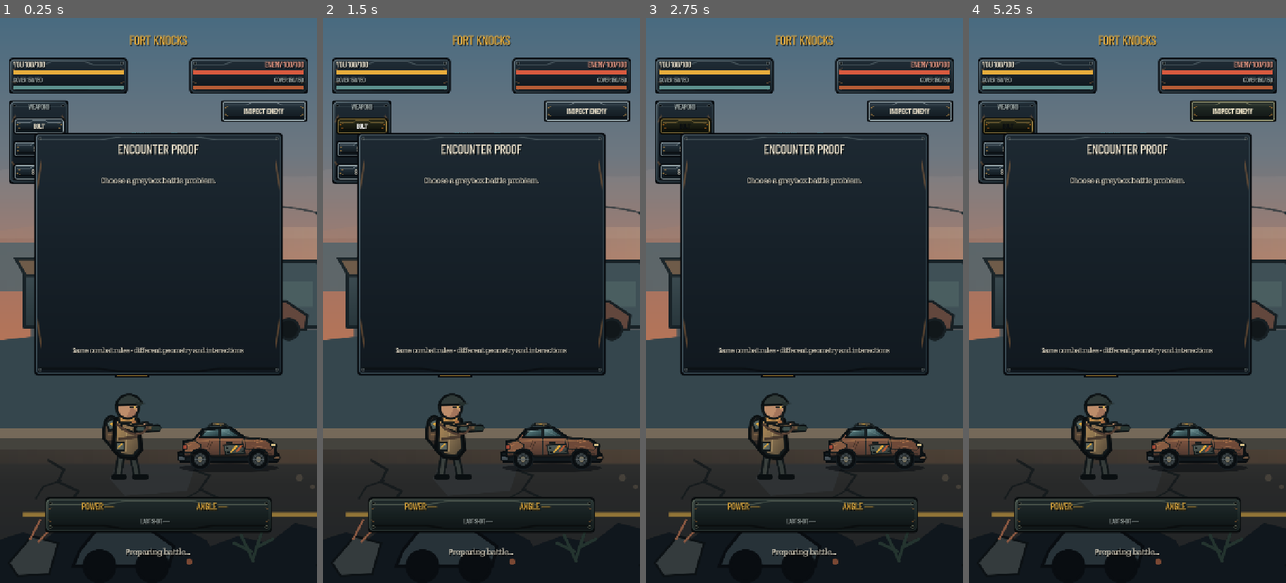
Above: before the commit, frames 1-4 (left to right).
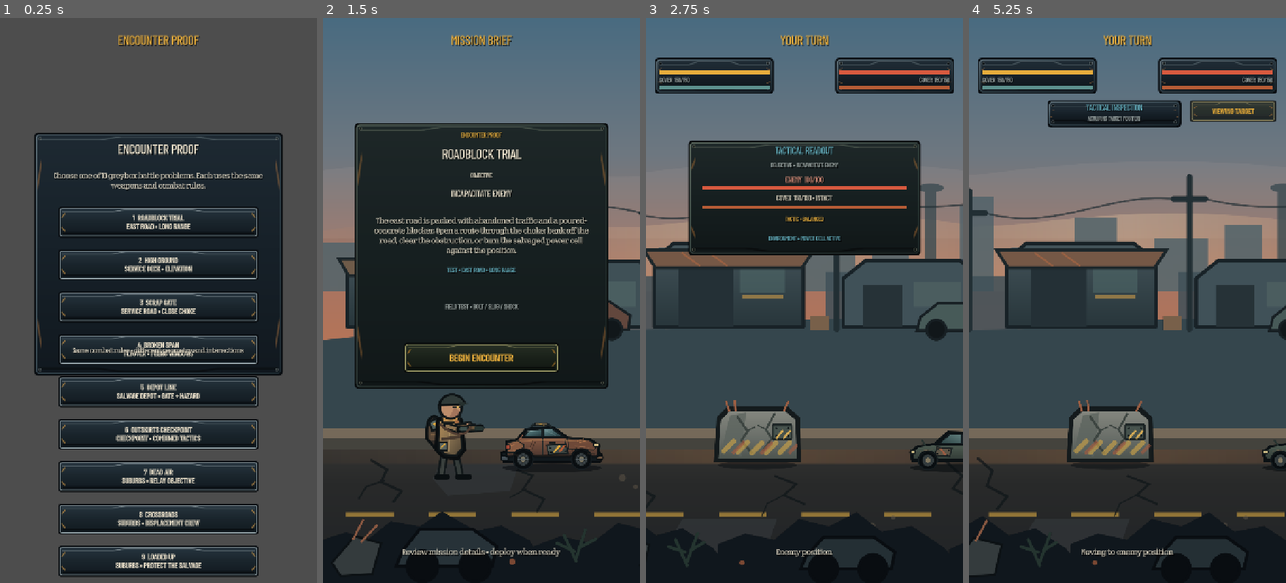
Above: after the commit, the same moments.

Repository: phantompixel-developer/FortKnocks
Game: Godot game, scene res://game/battle/battle.tscn
Same seed, same stepped clock (60 frames per second), same inputs: the game is played once before the commit and once after it. This scene is started directly instead of the project's main scene.
Inputs (mouse positions are in pixels of both pictures, inside the frame that each line leads up to):
- Up to frame 1 (0.25 s): no input
- Up to frame 2 (1.5 s): click (481, 221) at 0.5 s, where only the run after the commit has a clickable "1 ROADBLOCK TRIAL EAST ROAD •…"; click (361, 125) at 1.25 s, where only the run before the commit has a clickable "BOLT"
- Up to frame 3 (2.75 s): click (804, 357) at 2 s, where only the run after the commit has a clickable "BEGIN ENCOUNTER"
- Up to frame 4 (5.25 s): click (1232, 108) at 2.75 s, where only the run before the commit has a clickable "INSPECT ENEMY"; click (1007, 147) at 3.5 s, where only the run before the commit has a clickable "SLUG"; click "SHOCK" at 4.25 s; click "INSPECT ENEMY" at 5 s

The runs differ from the first frame. In frame 1, 54% of the frame differs, in the area x 0-100%, y 0-100%; in frame 2, 18%; in frame 3, 32%; in frame 4, 45%.
Error before the commit: Invalid access to property or key 'pressed' on a base object of type 'null instance'. (res://game/battle/battle_controller.gd:342)

Commit message:
feat: complete campaign mission start and debrief flow

Diff:
--- a/game/battle/battle_controller.gd
+++ b/game/battle/battle_controller.gd
@@ -97,20 +97,27 @@
 @onready var heavy_slug_button: Button = $HUD/Root/WeaponTray/HeavySlug
 @onready var shock_capsule_button: Button = $HUD/Root/WeaponTray/ShockCapsule
 @onready var mission_brief_card: ColorRect = $HUD/Root/MissionBriefCard
+@onready var mission_brief_region: Label = $HUD/Root/MissionBriefCard/Region
 @onready var mission_brief_title: Label = $HUD/Root/MissionBriefCard/Title
-@onready var mission_brief_focus: Label = $HUD/Root/MissionBriefCard/Focus
 @onready var mission_brief_text: Label = $HUD/Root/MissionBriefCard/Briefing
 @onready var mission_brief_objective: Label = $HUD/Root/MissionBriefCard/Objective
+@onready var mission_brief_tactic: Label = $HUD/Root/MissionBriefCard/Tactic
+@onready var mission_brief_loadout: Label = $HUD/Root/MissionBriefCard/Loadout
+@onready var mission_deploy_button: Button = $HUD/Root/MissionBriefCard/DeployButton
 @onready var encounter_picker: ColorRect = $HUD/Root/EncounterPicker
 @onready var picker_briefing_label: Label = $HUD/Root/EncounterPicker/BriefingLabel
 @onready var mission_button_list: VBoxContainer = $HUD/Root/EncounterPicker/MissionButtons
 @onready var result_card: ColorRect = $HUD/Root/ResultCard
+@onready var result_region_label: Label = $HUD/Root/ResultCard/Region
 @onready var result_title_label: Label = $HUD/Root/ResultCard/Title
 @onready var result_encounter_label: Label = $HUD/Root/ResultCard/EncounterName
-@onready var result_stats_label: Label = $HUD/Root/ResultCard/Stats
-@onready var result_takeaway_label: Label = $HUD/Root/ResultCard/Takeaway
-@onready var restart_button: Button = $HUD/Root/RestartButton
-@onready var change_encounter_button: Button = $HUD/Root/ChangeEncounterButton
+@onready var result_objective_label: Label = $HUD/Root/ResultCard/ObjectiveOutcome
+@onready var result_clear_state_label: Label = $HUD/Root/ResultCard/ClearState
+@onready var result_reward_label: Label = $HUD/Root/ResultCard/Reward
+@onready var result_unlock_label: Label = $HUD/Root/ResultCard/Unlock
+@onready var result_summary_label: Label = $HUD/Root/ResultCard/Summary
+@onready var restart_button: Button = $HUD/Root/ResultCard/RestartButton
+@onready var change_encounter_button: Button = $HUD/Root/ResultCard/ChangeEncounterButton
 
 var phase := Phase.INTRO
 var _dragging := false
@@ -136,6 +143,7 @@
 var _player_weapon_cache: Dictionary = {}
 var _completion_emitted := false
 var _progression_reward := 0
+var _mission_deploying := false
 
 var _player_shots_fired := 0
 var _player_direct_hits := 0
@@ -193,6 +201,16 @@
 	target_hazard_label.add_theme_color_override("font_color", ThemeScript.COLD)
 	target_enemy_bar_fill.color = ThemeScript.SIGNAL
 	target_cover_bar_fill.color = ThemeScript.RUST
+	mission_brief_region.add_theme_color_override("font_color", ThemeScript.HAZARD)
+	mission_brief_objective.add_theme_color_override("font_color", ThemeScript.BONE)
+	mission_brief_tactic.add_theme_color_override("font_color", ThemeScript.COLD)
+	mission_brief_loadout.add_theme_color_override("font_color", ThemeScript.MUTED)
+	result_region_label.add_theme_color_override("font_color", ThemeScript.MUTED)
+	result_clear_state_label.add_theme_color_override("font_color", ThemeScript.COLD)
+	result_reward_label.add_theme_color_override("font_color", ThemeScript.HAZARD)
+	result_unlock_label.add_theme_color_override("font_color", ThemeScript.COLD)
+	result_summary_label.add_theme_color_override("font_color", ThemeScript.MUTED)
+	ThemeScript.mark_active(mission_deploy_button, true)
 	inspect_button.add_theme_font_size_override("font_size", 16)
 
 func _capture_hud_layout() -> void:
@@ -210,6 +228,8 @@
 		feedback_label,
 		control_deck,
 		target_card,
+		mission_brief_card,
+		result_card,
 		hint_label,
 	]:
 		var control := item as Control
@@ -246,6 +266,8 @@
 	_set_hud_control_shift(inspect_banner, Vector2(center_shift_x, top_shift))
 	_set_hud_control_shift(enemy_locator_label, Vector2(center_shift_x, top_shift))
 	_set_hud_control_shift(target_card, Vector2(center_shift_x, top_shift))
+	_set_hud_control_shift(mission_brief_card, Vector2(center_shift_x, top_shift))
+	_set_hud_control_shift(result_card, Vector2(center_shift_x, top_shift))
 	_set_hud_control_shift(feedback_plate, Vector2(center_shift_x, size_delta.y * 0.35))
 	_set_hud_control_shift(feedback_label, Vector2(center_shift_x, size_delta.y * 0.35))
 
@@ -336,6 +358,7 @@
 	enemy_cover.health_changed.connect(_on_health_changed)
 	power_cell.discharged.connect(_on_power_cell_discharged)
 	inspect_button.pressed.connect(_inspect_enemy)
+	mission_deploy_button.pressed.connect(_deploy_from_brief)
 	scrap_bolt_button.pressed.connect(func() -> void: _select_weapon(_player_weapon("scrap_bolt")))
 	heavy_slug_button.pressed.connect(func() -> void: _select_weapon(_player_weapon("heavy_slug")))
 	shock_capsule_button.pressed.connect(func() -> void: _select_weapon(_player_weapon("shock_capsule")))
@@ -379,6 +402,8 @@
 		call_deferred("_begin_mission", _prepared_mission)
 		return
 
+	restart_button.text = "RESTART"
+	change_encounter_button.text = "CHOOSE ENCOUNTER"
 	_show_encounter_picker()
 	if get_tree().root.has_meta(PENDING_MISSION_META):
 		var pending_id := str(get_tree().root.get_meta(PENDING_MISSION_META))
@@ -436,6 +461,7 @@
 	_current_mission = definition
 	_completion_emitted = false
 	_progression_reward = 0
+	_mission_deploying = false
 	_reset_encounter_metrics()
 	_configure_mission(definition)
 	encounter_picker.visible = false
@@ -443,20 +469,18 @@
 	restart_button.visible = false
 	change_encounter_button.visible = false
 	world.visible = true
-	player_status_card.visible = true
-	enemy_status_card.visible = true
-	health_label.visible = true
-	enemy_health_label.visible = true
-	turn_label.text = definition.display_name.to_upper()
+	player_status_card.visible = false
+	enemy_status_card.visible = false
+	inspect_button.visible = false
+	enemy_locator_label.visible = false
+	_set_weapon_choice_ui_visible(false)
+	control_deck.visible = false
+	target_card.visible = false
+	turn_label.text = "MISSION BRIEF"
 	turn_label.add_theme_color_override("font_color", ThemeScript.HAZARD)
-	hint_label.text = definition.briefing
+	hint_label.text = "Review mission details • deploy when ready"
 	_update_hud()
 	_show_mission_brief(definition)
-
-	await get_tree().process_frame
-	await get_tree().create_timer(1.15).timeout
-	mission_brief_card.visible = false
-	_start_player_turn(true)
 
 func _configure_mission(definition: MissionDefinition) -> void:
 	player.global_position = definition.player_position
@@ -1386,6 +1410,8 @@
 	last_impact_marker.visible = false
 	_set_weapon_buttons_enabled(false)
 	aim_guide.clear()
+	player_status_card.visible = false
+	enemy_status_card.visible = false
 	result_card.visible = true
 	restart_button.visible = true
 	change_encounter_button.visible = true
@@ -1423,8 +1449,6 @@
 			hint_label.text = "Your survivor was incapacitated"
 			camera_director.focus_x(player.global_position.x, 0.35)
 
-	_update_result_card()
-
 	if not _completion_emitted:
 		_play_audio(&"victory" if victory else &"defeat")
 		_completion_emitted = true
@@ -1438,6 +1462,7 @@
 			"weapon_shots": _weapon_shots.duplicate(true),
 		})
 
+	_update_result_card()
 	return true
 
 func _reset_encounter_metrics() -> void:
@@ -1450,75 +1475,133 @@
 	_weapon_shots["shock_capsule"] = 0
 
 func _show_mission_brief(definition: MissionDefinition) -> void:
+	mission_brief_region.text = "%s • MISSION %02d" % [
+		_mission_region_text(definition),
+		maxi(1, definition.campaign_order),
+	]
 	mission_brief_title.text = definition.display_name.to_upper()
-	mission_brief_focus.text = definition.test_focus
-	var briefing := definition.briefing
-	if _campaign_managed and _player_platform != null:
+	mission_brief_objective.text = definition.objective_text.to_upper()
+	mission_brief_text.text = definition.briefing
+	if _campaign_managed:
+		mission_brief_tactic.text = "ENEMY • %s" % _enemy_tactic_brief()
+		mission_brief_loadout.text = _mission_loadout_text()
+		mission_deploy_button.text = "DEPLOY"
+	else:
+		mission_brief_region.text = "ENCOUNTER PROOF"
+		mission_brief_tactic.text = "TEST • %s" % definition.test_focus.to_upper()
+		mission_brief_loadout.text = "FIELD TEST • BOLT / SLUG / SHOCK"
+		mission_deploy_button.text = "BEGIN ENCOUNTER"
+	mission_deploy_button.disabled = false
+	mission_brief_card.visible = true
+
+func _deploy_from_brief() -> void:
+	if phase != Phase.INTRO or not mission_brief_card.visible or _mission_deploying:
+		return
+
+	_mission_deploying = true
+	mission_deploy_button.disabled = true
+	mission_deploy_button.text = "DEPLOYING..."
+	mission_brief_card.visible = false
+	player_status_card.visible = true
+	enemy_status_card.visible = true
+	hint_label.text = "Scanning battlefield"
+	_start_player_turn(true)
+
+func _mission_region_text(definition: MissionDefinition) -> String:
+	if definition != null and definition.id.begins_with("suburbs_"):
+		return "SUBURBS"
+	return "OUTSKIRTS"
+
+func _mission_loadout_text() -> String:
+	if not _campaign_managed:
+		return "FIELD TEST • BOLT / SLUG / SHOCK"
+
+	var lines: Array[String] = []
+	if _player_platform != null:
 		var effective_cover := _player_platform.cover_health
 		if _player_module != null:
 			effective_cover += _player_module.cover_health_bonus
-		briefing += "\n\nPLATFORM: %s • %d COVER" % [
+		lines.append("PLATFORM • %s • %d COVER" % [
 			_player_platform.display_name.to_upper(),
 			effective_cover,
-		]
-		if _player_module != null:
-			briefing += "\nUTILITY: %s" % _player_module.display_name.to_upper()
-			if _player_module.crew_knockback_multiplier < 1.0:
-				var reduction_percent: int = int(round((1.0 - _player_module.crew_knockback_multiplier) * 100.0))
-				briefing += " • %d%% LESS DISPLACEMENT" % reduction_percent
-		if _campaign_weapon_ids.has("heavy_slug") and _campaign_weapon_ids.has("shock_capsule"):
-			briefing += "\nFIELD RACK: BOLT + SLUG + SHOCK"
-		elif _campaign_weapon_ids.size() >= 2:
-			var specialist: String = "HEAVY SLUG" if _campaign_weapon_ids.has("heavy_slug") else "SHOCK CAPSULE"
-			briefing += "\nFIELD RACK: SCRAP BOLT + %s" % specialist
-	mission_brief_text.text = briefing
-	mission_brief_objective.text = "OBJECTIVE: %s" % definition.objective_text
-	mission_brief_card.visible = true
+		])
+	if _player_module != null:
+		lines.append("UTILITY • %s" % _player_module.display_name.to_upper())
+
+	var rack := "BOLT"
+	if _campaign_weapon_ids.has("heavy_slug") and _campaign_weapon_ids.has("shock_capsule"):
+		rack = "BOLT + SLUG + SHOCK"
+	elif _campaign_weapon_ids.has("heavy_slug"):
+		rack = "BOLT + SLUG"
+	elif _campaign_weapon_ids.has("shock_capsule"):
+		rack = "BOLT + SHOCK"
+	lines.append("FIELD RACK • %s" % rack)
+	return "\n".join(lines)
 
 func _update_result_card() -> void:
 	if _current_mission == null:
 		return
 
+	var victory := player.is_alive() and _objective_completed()
+	var region := _mission_region_text(_current_mission)
+	result_region_label.text = "%s • %s" % [
+		region,
+		"MISSION COMPLETE" if victory else "MISSION FAILED",
+	]
+	result_title_label.text = "VICTORY" if victory else "DEFEAT"
 	result_encounter_label.text = _current_mission.display_name.to_upper()
-	result_stats_label.text = "SHOTS %d • DIRECT %d\nCOVER %d • ENV EVENTS %d\nBOLT %d • SLUG %d • SHOCK %d" % [
-		_player_shots_fired,
-		_player_direct_hits,
-		_player_cover_hits,
-		_player_environment_events,
-		int(_weapon_shots["scrap_bolt"]),
-		int(_weapon_shots["heavy_slug"]),
-		int(_weapon_shots["shock_capsule"]),
+	result_objective_label.text = "%s\n%s" % [
+		"OBJECTIVE SECURED" if victory else "OBJECTIVE FAILED",
+		_current_mission.objective_text.to_upper(),
 	]
-	var takeaway := _encounter_takeaway()
-	if _campaign_managed:
-		if not player.is_alive() or _objective_failed():
-			result_takeaway_label.text = "NO SALVAGE RECOVERED\n%s" % takeaway
-		elif _progression_reward > 0:
-			result_takeaway_label.text = "+%d SALVAGE SECURED\n%s" % [_progression_reward, takeaway]
+
+	if not _campaign_managed:
+		result_clear_state_label.text = "ENCOUNTER PROOF"
+		result_reward_label.text = "NO CAMPAIGN REWARD"
+		result_unlock_label.text = "DEVELOPMENT ENCOUNTER"
+		result_summary_label.text = "SHOTS %d • DIRECT %d • COVER %d • ENV %d" % [
+			_player_shots_fired,
+			_player_direct_hits,
+			_player_cover_hits,
+			_player_environment_events,
+		]
+		return
+
+	if not victory:
+		result_clear_state_label.text = "RUN FAILED"
+		result_reward_label.text = "NO SALVAGE RECOVERED"
+		result_unlock_label.text = "ROUTE UNCHANGED"
+		result_summary_label.text = _campaign_result_summary(false)
+		return
+
+	if _progression_reward > 0:
+		result_clear_state_label.text = "FIRST CLEAR"
+		result_reward_label.text = "+%d SALVAGE" % _progression_reward
+		var next_mission := EncounterCatalogScript.by_id(_current_mission.next_mission_id)
+		if next_mission != null:
+			result_unlock_label.text = "NEW ROUTE • %s" % next_mission.display_name.to_upper()
 		else:
-			result_takeaway_label.text = "ROUTE ALREADY CLEARED • NO NEW SALVAGE\n%s" % takeaway
+			result_unlock_label.text = "%s SECURED" % region
 	else:
-		result_takeaway_label.text = takeaway
-
-func _encounter_takeaway() -> String:
-	if _current_mission != null and _current_mission.objective_mode == "protect_salvage":
+		result_clear_state_label.text = "REPLAY CLEAR"
+		result_reward_label.text = "NO NEW SALVAGE"
+		result_unlock_label.text = "ROUTE ALREADY SECURED"
+
+	result_summary_label.text = _campaign_result_summary(true)
+
+func _campaign_result_summary(victory: bool) -> String:
+	if not victory:
 		if _objective_failed():
-			return "The protected load became the enemy win condition."
-		if _objective_completed():
-			return "Defence mattered: the Salvage survived while the raiders were cleared."
-	if _current_mission != null and _current_mission.objective_mode == "disable_relay" and _objective_completed():
-		return "Target priority mattered: the relay, not the defender, decided the mission."
-	if _player_environment_events > 0:
-		return "Environment interaction mattered in this run."
-	if _player_cover_hits > _player_direct_hits:
-		return "This run leaned on breaking protection before crew damage."
-	if int(_weapon_shots["scrap_bolt"]) > int(_weapon_shots["heavy_slug"]) + int(_weapon_shots["shock_capsule"]):
-		return "This run leaned heavily on Scrap Bolt trajectory play."
-	if int(_weapon_shots["heavy_slug"]) > int(_weapon_shots["scrap_bolt"]):
-		return "This run leaned toward cover-breaking force."
-	if int(_weapon_shots["shock_capsule"]) > 0:
-		return "Shock Capsule contributed to the firing solution."
-	return "Compare this result with another encounter."
+			return "The protected Salvage was lost. Regroup at Fort Knocks and try the route again."
+		return "Your survivor was incapacitated. Regroup at Fort Knocks or rematch the route."
+
+	if _current_mission != null:
+		match _current_mission.objective_mode:
+			"disable_relay":
+				return "Signal relay disabled. The route is open."
+			"protect_salvage":
+				return "Raiders cleared. The Salvage load is secure."
+	return "Enemy resistance cleared. Fort Knocks can push the route forward."
 
 func _on_health_changed(_current: int, _maximum: int) -> void:
 	_update_hud()
